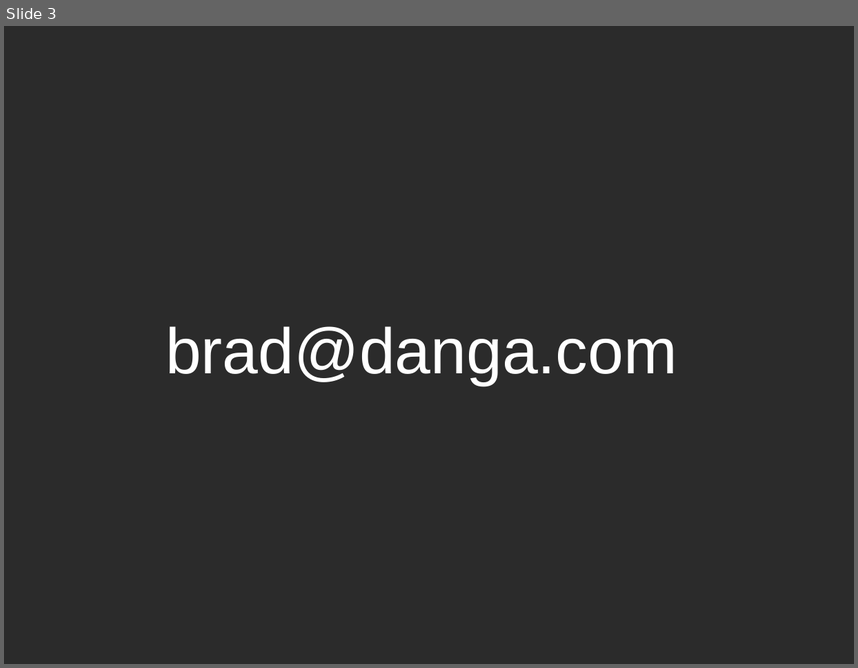
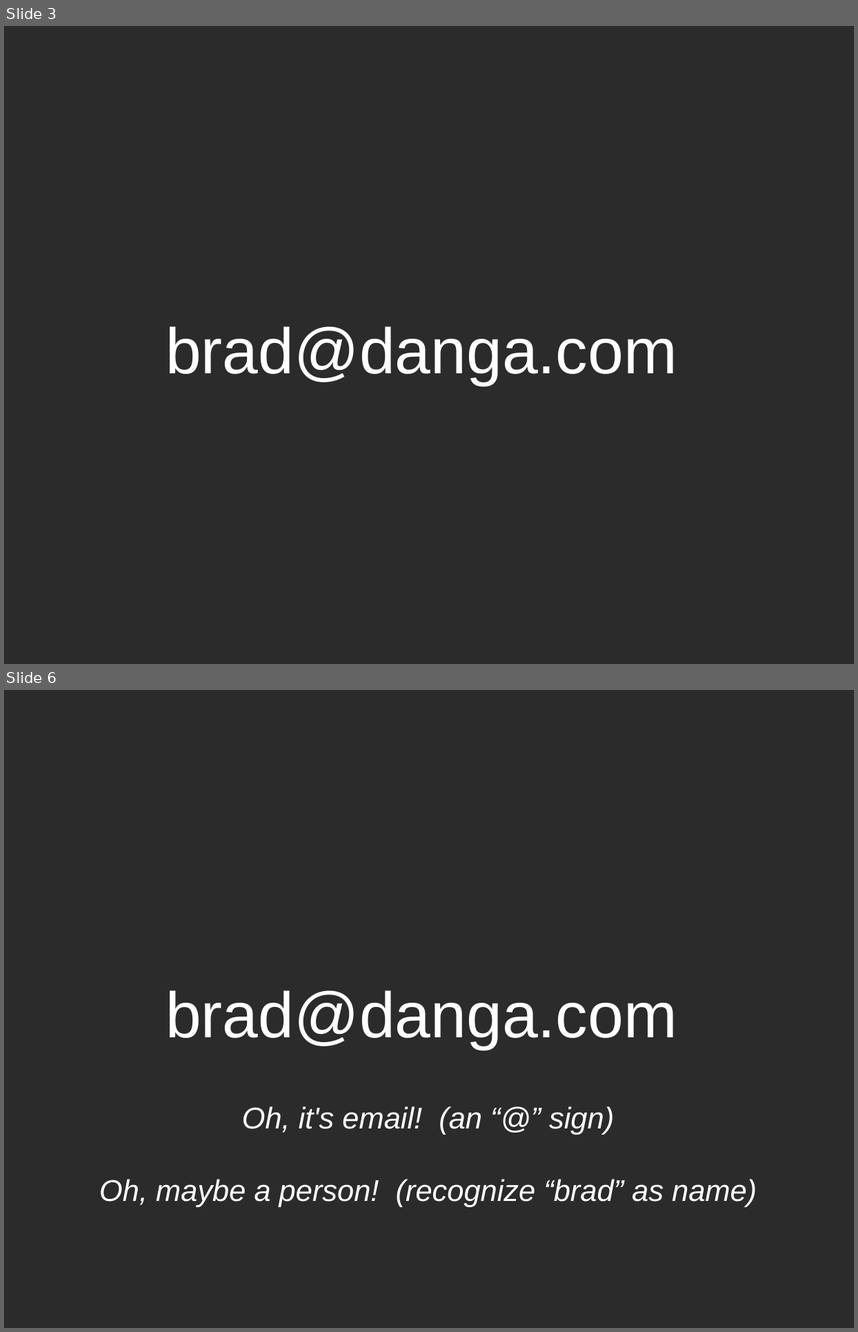
Before and after one commit to bradfitz/talk-gluecon-2010, a slide deck: webfinger.odp. Shown one above the other, each under a label of ours: slide 3 before the commit, slides 3 and 6 after it; the slides between them are not shown. The pictures are 858x668 and 858x1332 pixels, drawn with LibreOffice and Linux fonts; fonts in the diff are those of the drawing; background and template pictures are left out; a plain dark background stands for a picture behind light text. Boxes give left, top, right and bottom in pixels: in the first picture for what was removed or moved away, otherwise in the second. Text is boxed around its words. In the diff, an @@ line names an element or a change of style, - is before the commit and + after.

```diff
--- a/webfinger.odp
+++ b/webfinger.odp
@@ slide 6 added at (4, 690, 854, 1328), background picture (left out) @@
@@ subtitle added at (165, 990, 677, 1049), 60 pt, text #FFFFFF @@
+brad@danga.com
@@ text added at (99, 1106, 757, 1207), 28 pt, text #FFFFFF, italic @@
+Oh, it's email! (an “@” sign)
+Oh, maybe a person! (recognize “brad” as name)
```
Also in this commit, not shown: 29 other slides added, 1 other file.
